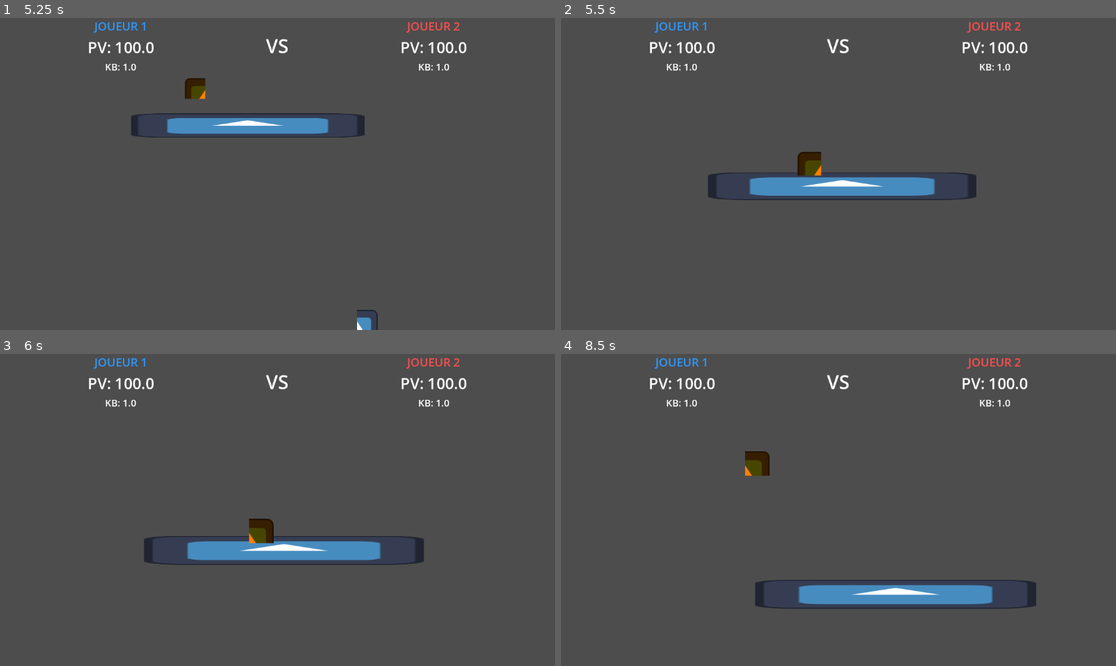
Above: before the commit, frames 1-4 (two rows, left to right).
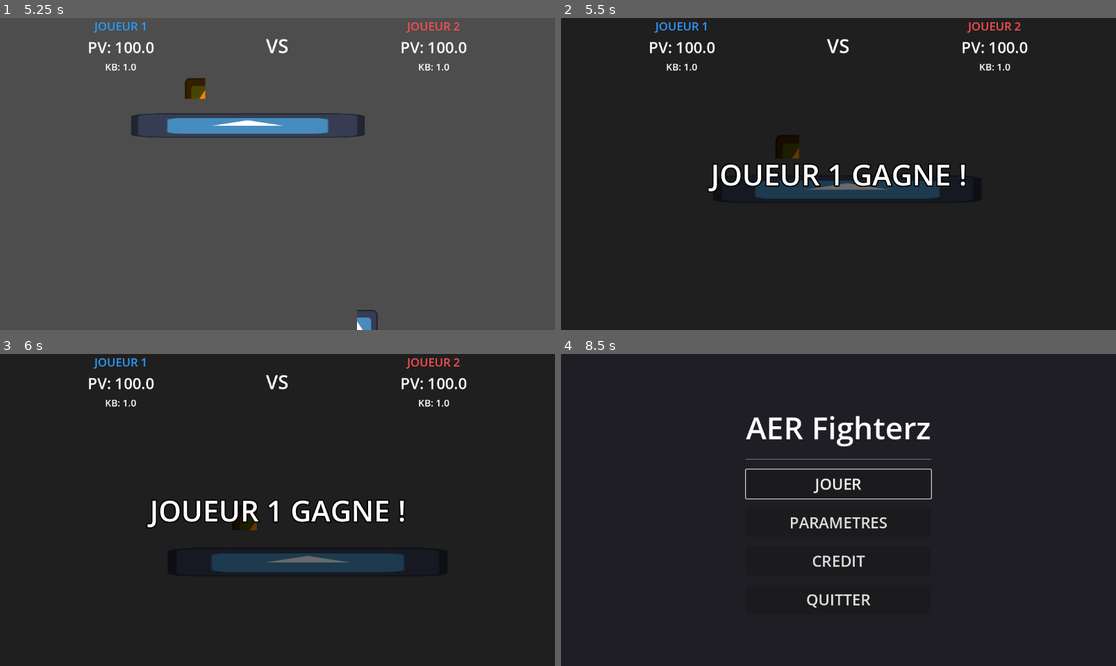
Above: after the commit, the same moments.

Repository: Alexnex31/Game-JAM-epitech
Game: Godot game, scene res://src/scenes/MainMenu.tscn
Two runs of this game, one before a commit and one after it. Both use one fixed random seed, a clock stepped at 60 frames per second and the inputs below. The engine's default icon, where the game draws it, is replaced by a stand-in: a white triangle on a blue panel in a dark square.
Inputs:
- Up to frame 1 (5.25 s): click "JOUER" at 0.5 s; tap Enter (jump_2) at 1.25, 3.5 s; hold D (move_right_1) 1.28-2 s; hold / (attack_ultimate_1) 1.28-2 s; tap Space (jump_1) at 1.52, 2.75, 3.02, 4.52 s; click "JOUER" at 2 s; hold D (move_right_1) 2.78-3.53 s; tap Left (move_left_2) at 2.85 s; hold A (move_left_1) 3.53-4.28 s; hold Right (move_right_2) 3.53-4.28 s; hold D (move_right_1) from 4.28 s (still down); tap / (attack_ultimate_1) at 4.35 s; hold Left (move_left_2) from 5.03 s (still down)
- Up to frame 2 (5.5 s): keep holding D (move_right_1); keep holding Left (move_left_2); tap Space (jump_1) at 5.27 s
- Up to frame 3 (6 s): release D (move_right_1) at 5.78 s; release Left (move_left_2) at 5.78 s; hold A (move_left_1) from 5.78 s (still down); tap Right (move_right_2) at 5.85 s
- Up to frame 4 (8.5 s): tap Space (jump_1) at 6.02, 7.52, 8.27 s; release A (move_left_1) at 6.53 s; hold D (move_right_1) 6.53-7.28 s; hold / (attack_ultimate_1) 6.53-7.28 s; hold A (move_left_1) from 7.28 s (still down); tap Left (move_left_2) at 7.35 s; hold Right (move_right_2) from 8.03 s (still down)

Frame 1 is identical in both runs. In frame 2, 99% of the frame differs, in the area x 0-100%, y 0-100%; in frame 3, 99%; in frame 4, 99%.

Commit message:
ADD: wininining condition

Diff:
--- a/fighting-game/scripts/area.gd
+++ b/fighting-game/scripts/area.gd
@@ -2,11 +2,15 @@
 
 var p1: Fighter
 var p2: Fighter
+var game_over: bool = false
 
 @onready var p1_pv_label = $UI/HUD/HBoxContainer/P1_Stats/P1_PV
 @onready var p1_kb_label = $UI/HUD/HBoxContainer/P1_Stats/P1_KB
 @onready var p2_pv_label = $UI/HUD/HBoxContainer/P2_Stats/P2_PV
 @onready var p2_kb_label = $UI/HUD/HBoxContainer/P2_Stats/P2_KB
+
+@onready var victory_layer = $UI/HUD/VictoryLayer
+@onready var victory_label = $UI/HUD/VictoryLayer/VictoryLabel
 
 func _ready():
 	# Sécurité au cas où on lance l'arène directement pour tester
@@ -46,17 +50,46 @@
 
 # Called every frame. 'delta' is the elapsed time since the previous frame.
 func _process(_delta: float) -> void:
+	if game_over:
+		return
+
 	if is_instance_valid(p1):
 		p1_pv_label.text = "PV: " + str(round(p1.current_hp))
 		p1_kb_label.text = "KB: " + str(snapped(p1.knockback_scaling, 0.1))
+		if p1.current_hp <= 0:
+			show_victory(2) # P2 gagne
 
 	if is_instance_valid(p2):
 		p2_pv_label.text = "PV: " + str(round(p2.current_hp))
 		p2_kb_label.text = "KB: " + str(snapped(p2.knockback_scaling, 0.1))
+		if p2.current_hp <= 0:
+			show_victory(1) # P1 gagne
+
+func show_victory(winner_id: int):
+	if game_over:
+		return
+
+	game_over = true
+	victory_layer.visible = true
+	victory_label.text = "JOUEUR " + str(winner_id) + " GAGNE !"
+
+	# Optionnel: on peut figer les joueurs
+	if is_instance_valid(p1): p1.set_physics_process(false)
+	if is_instance_valid(p2): p2.set_physics_process(false)
+
+	# Retour au menu après 3 secondes
+	await get_tree().create_timer(3.0).timeout
+	get_tree().change_scene_to_file("res://src/scenes/MainMenu.tscn")
 
 func _on_blast_zone_body_entered(body):
+	if game_over:
+		return
+
 	if body is Fighter:
-		print(body.name + " est éliminé !")
-		# Optionnel pour une Jam : tu peux recharger la scène pour rejouer direct
-		# get_tree().reload_current_scene()
-		body.queue_free() # Détruit le personnage
+		print(body.name + " est tombé dans le vide !")
+		if body == p1:
+			show_victory(2)
+		elif body == p2:
+			show_victory(1)
+
+		body.queue_free()
--- a/fighting-game/src/scenes/brouillon_arena.tscn
+++ b/fighting-game/src/scenes/brouillon_arena.tscn
@@ -67,6 +67,34 @@
 grow_horizontal = 2
 grow_vertical = 2
 mouse_filter = 2
+
+[node name="VictoryLayer" type="ColorRect" parent="UI/HUD"]
+visible = false
+layout_mode = 1
+anchors_preset = 15
+anchor_right = 1.0
+anchor_bottom = 1.0
+grow_horizontal = 2
+grow_vertical = 2
+color = Color(0, 0, 0, 0.588235)
+
+[node name="VictoryLabel" type="Label" parent="UI/HUD/VictoryLayer"]
+layout_mode = 1
+anchors_preset = 8
+anchor_left = 0.5
+anchor_top = 0.5
+anchor_right = 0.5
+anchor_bottom = 0.5
+offset_left = -200.0
+offset_right = 200.0
+grow_horizontal = 2
+grow_vertical = 2
+theme_override_colors/font_outline_color = Color(0, 0, 0, 1)
+theme_override_constants/outline_size = 10
+theme_override_font_sizes/font_size = 60
+text = "JOUEUR 1 GAGNE !"
+horizontal_alignment = 1
+vertical_alignment = 1
 
 [node name="HBoxContainer" type="HBoxContainer" parent="UI/HUD" unique_id=2061062979]
 layout_mode = 1
